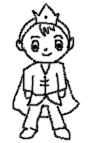
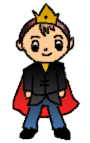
The second (90, 143) image is a revision of the first. Changes to its layers:
added layer "Player front color" above "Pasted Layer#1" over <box>13,3,79,140</box>
